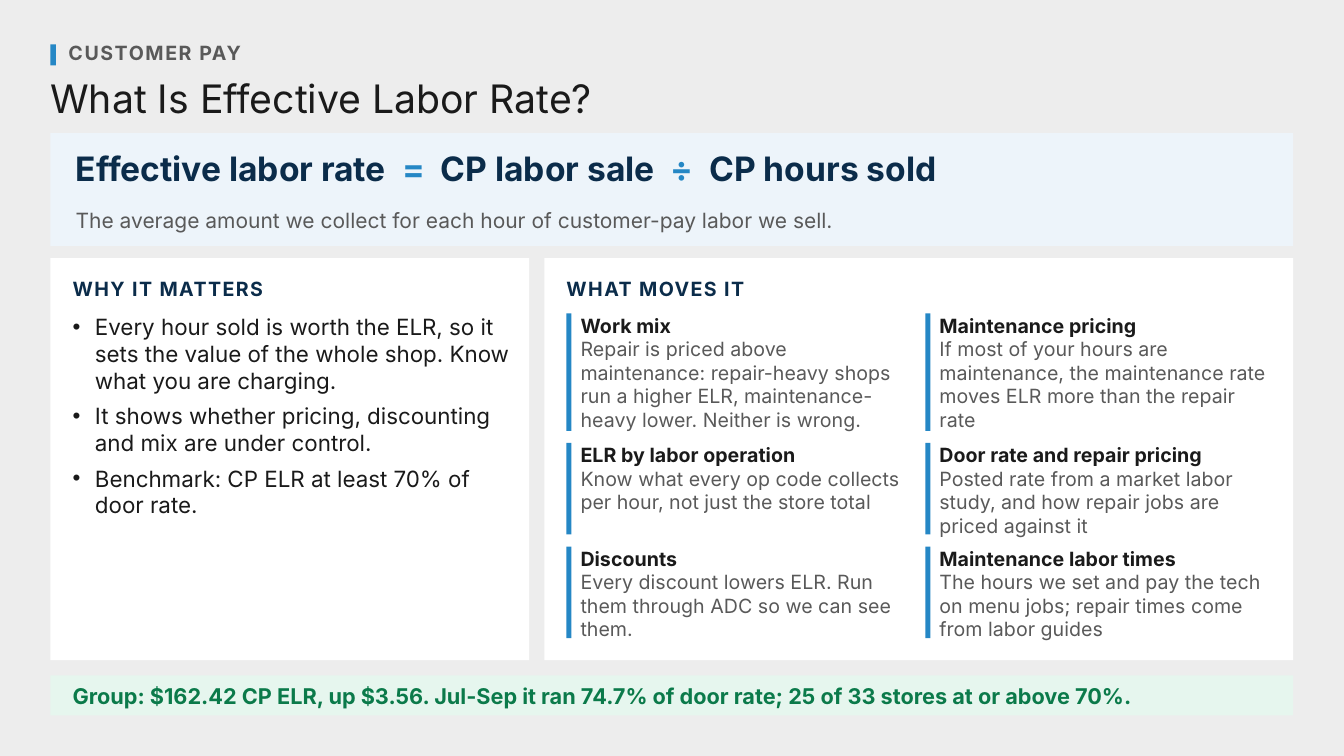
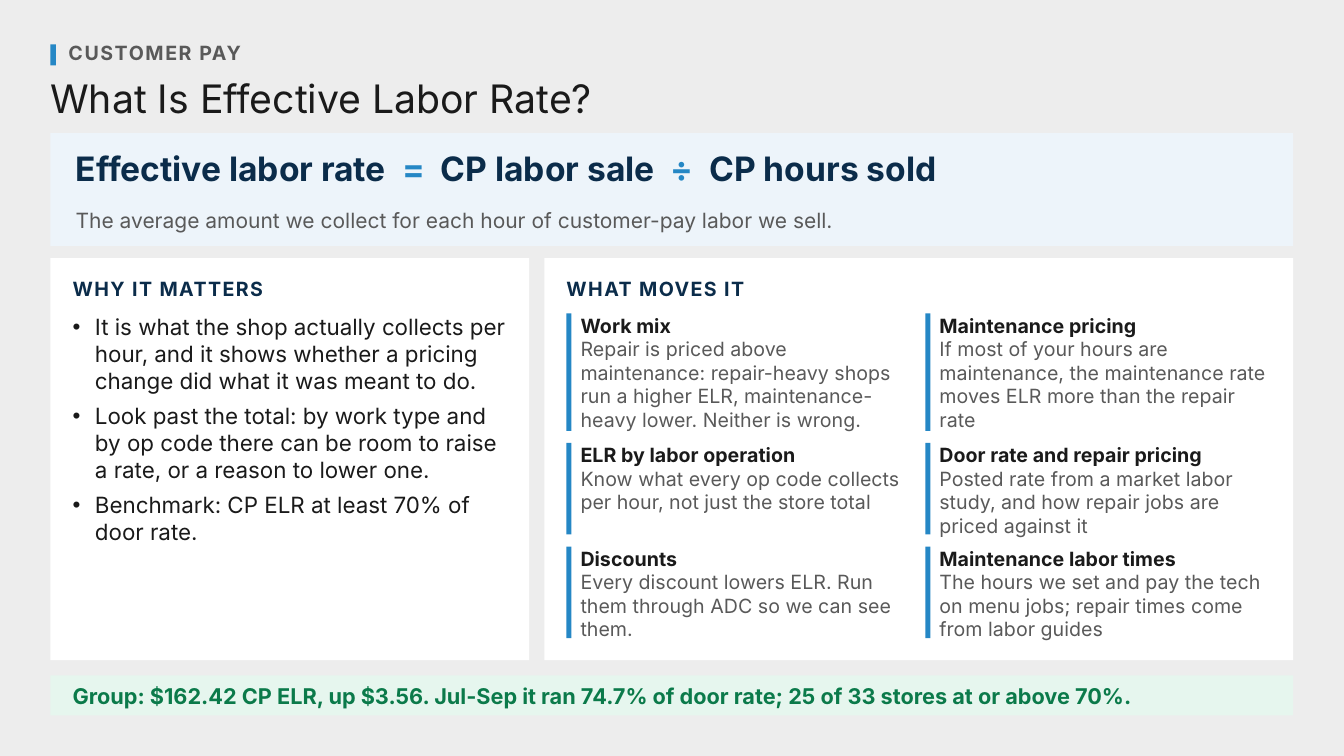
Before and after one commit to Ndresner/Noah, a slide deck: slide 62 of day2-deck/decks/Fixed Ops - Day 2 Example Test Deck.pptx (slide 63 before the commit). Drawn at 1344x756 pixels with LibreOffice and Linux fonts; fonts in the diff are those of the drawing. Boxes give left, top, right and bottom in pixels: in the first picture for what was removed or moved away, otherwise in the second. Text is boxed around its words. In the diff, an @@ line names an element or a change of style, - is before the commit and + after.

```diff
--- a/day2-deck/decks/Fixed Ops - Day 2 Example Test Deck.pptx
+++ b/day2-deck/decks/Fixed Ops - Day 2 Example Test Deck.pptx
@@ text at [95, 318, 505, 482]: text changed @@
-• Every hour sold is worth the ELR, so it sets the value of the whole shop. Know what you are charging.
-• It shows whether pricing, discounting and mix are under control.
+• It is what the shop actually collects per hour, and it shows whether a pricing change did what it was meant to do.
+• Look past the total: by work type and by op code there can be room to raise a rate, or a reason to lower one.
```
Also in this commit, not shown: 43 other slides changed, 1 slide removed, 46 other files.
